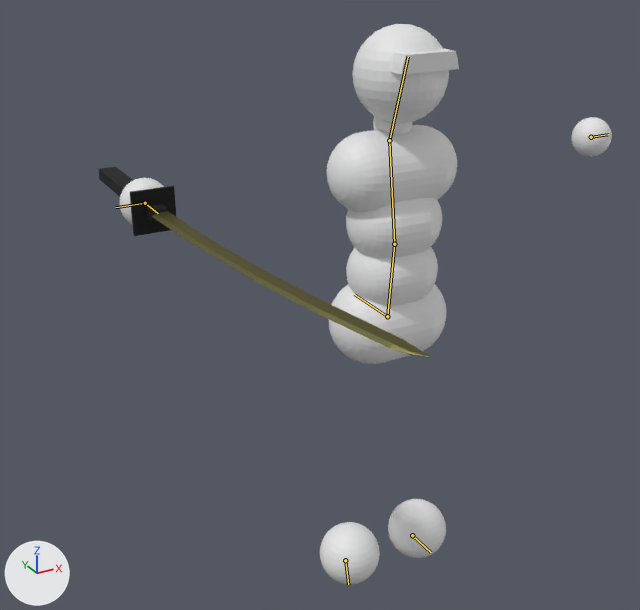
An edit to the Blender file asset_raws/simple_combat_char.blend, drawn before and after from the same camera.
Before and after are seen from a 50 mm camera at (-1.35, -2.01, 2.02) aimed at (0.03, 0.5, 0.76). Lighting does not change. The marker at lower left points along +X, +Y and +Z. The bones that bend it are drawn over the model as lines.

Names of what the first picture shows: 'Body', 'Sword'.
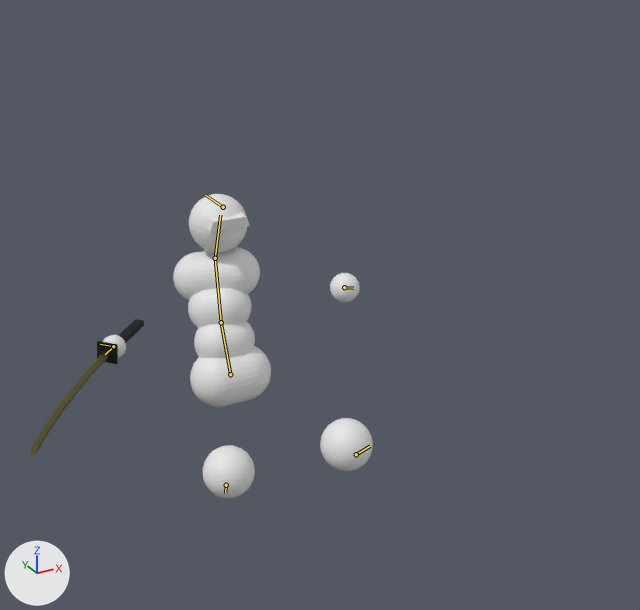
The newer file adds an action. The first version stands in its rest pose; the second is drawn at frame 6 of the action 'Hurt_receive_strong'.

What differs and where, as boxes [x1, y1, x2, y2] in the pictures (640 x 610 px):
```json
{"object": "Body", "change": "posed", "before": [120, 24, 612, 584], "after": [103, 194, 373, 498], "on screen": "45% narrower, 46% shorter"}
{"object": "Sword", "change": "posed", "before": [99, 167, 431, 357], "after": [30, 319, 144, 458], "on screen": "65% narrower, 27% shorter"}
{"bone": "Root bone", "before": "(387, 316) to (354, 294)", "after": "(223, 207) to (205, 195)"}
{"bone": "Lower back", "before": "(387, 316) to (394, 244)", "after": "(230, 374) to (221, 322)"}
{"bone": "Upper back", "before": "(394, 244) to (389, 140)", "after": "(221, 322) to (215, 258)"}
{"bone": "Head", "before": "(389, 140) to (408, 56)", "after": "(215, 258) to (220, 215)"}
{"bone": "Hand.L", "before": "(591, 137) to (608, 134)", "after": "(344, 287) to (353, 288)"}
{"bone": "Foot.L", "before": "(412, 535) to (431, 552)", "after": "(356, 454) to (370, 446)"}
{"bone": "Hand.R", "before": "(145, 203) to (115, 207)", "after": "(113, 346) to (100, 344)"}
{"bone": "Foot.R", "before": "(345, 560) to (348, 584)", "after": "(226, 485) to (225, 493)"}
{"bone": "Sword attachment", "before": "(145, 203) to (158, 213)", "after": "(113, 346) to (105, 354)"}
```

Scene script edits in JSON lines:
```json
{"block": "bone_root_bone", "where": "bone_root_bone = bpy.data.objects['Armature'].pose.bones['Root bone']"}
{"op": "set", "path": "bone_root_bone.location", "old": "(0.0, 0.0, 0.0)", "new": "(0.0, 1.25, 0.0)"}
{"block": "bone_lower_back", "where": "bone_lower_back = bpy.data.objects['Armature'].pose.bones['Lower back']  # child of 'Root bone'"}
{"op": "set", "path": "bone_lower_back.location", "old": "(0.0, 0.0, 0.0)", "new": "(0.0, -0.78, -0.076)"}
{"op": "set", "path": "bone_lower_back.rotation_quaternion", "old": "(1.0, 0.0, 0.0, 0.0)", "new": "(0.974, 0.226, 0.0, 0.0)", "note": "degrees (0, 0, 0) -> degrees (26, 0, 0)"}
{"block": "bone_upper_back", "where": "bone_upper_back = bpy.data.objects['Armature'].pose.bones['Upper back']  # child of 'Lower back'"}
{"op": "set", "path": "bone_upper_back.rotation_quaternion", "old": "(1.0, 0.0, 0.0, 0.0)", "new": "(0.961, 0.0, -0.264, 0.084)", "note": "degrees (0, 0, 0) -> degrees (-3, -31, 11)"}
{"block": "bone_head", "where": "bone_head = bpy.data.objects['Armature'].pose.bones['Head']  # child of 'Upper back'"}
{"op": "set", "path": "bone_head.rotation_quaternion", "old": "(1.0, 0.0, 0.0, 0.0)", "new": "(0.927, -0.259, 0.248, 0.107)", "note": "degrees (0, 0, 0) -> degrees (-30, 31, 5)"}
{"block": "bone_hand_l", "where": "bone_hand_l = bpy.data.objects['Armature'].pose.bones['Hand.L']  # child of 'Root bone'"}
{"op": "set", "path": "bone_hand_l.location", "old": "(0.0, 0.0, 0.0)", "new": "(-0.757, -0.37, -0.369)"}
{"op": "set", "path": "bone_hand_l.rotation_quaternion", "old": "(1.0, 0.0, 0.0, 0.0)", "new": "(0.71, -0.686, -0.086, -0.131)", "note": "degrees (0, 0, 0) -> degrees (-87, -18, -4)"}
{"block": "bone_foot_l", "where": "bone_foot_l = bpy.data.objects['Armature'].pose.bones['Foot.L']  # child of 'Root bone'"}
{"op": "set", "path": "bone_foot_l.location", "old": "(0.0, 0.0, 0.0)", "new": "(0.405, 0.688, -0.356)"}
{"op": "set", "path": "bone_foot_l.rotation_quaternion", "old": "(1.0, 0.0, 0.0, 0.0)", "new": "(0.822, 0.0, 0.0, -0.569)", "note": "degrees (0, 0, 0) -> degrees (0, 0, -69)"}
{"block": "bone_hand_r", "where": "bone_hand_r = bpy.data.objects['Armature'].pose.bones['Hand.R']  # child of 'Root bone'"}
{"op": "set", "path": "bone_hand_r.location", "old": "(0.0, 0.0, 0.0)", "new": "(-1.339, -0.393, -0.729)"}
{"op": "set", "path": "bone_hand_r.rotation_quaternion", "old": "(1.0, 0.0, 0.0, 0.0)", "new": "(0.931, -0.362, -0.008, -0.044)", "note": "degrees (0, 0, 0) -> degrees (-42, -3, -4)"}
{"block": "bone_foot_r", "where": "bone_foot_r = bpy.data.objects['Armature'].pose.bones['Foot.R']  # child of 'Root bone'"}
{"op": "set", "path": "bone_foot_r.location", "old": "(0.0, 0.0, 0.0)", "new": "(-0.252, 0.613, -0.106)"}
{"op": "set", "path": "bone_foot_r.rotation_quaternion", "old": "(1.0, 0.0, 0.0, 0.0)", "new": "(0.942, 0.0, 0.0, 0.336)", "note": "degrees (0, 0, 0) -> degrees (0, 0, 39)"}
{"block": "bone_sword_attachment", "where": "bone_sword_attachment = bpy.data.objects['Armature'].pose.bones['Sword attachment']  # child of 'Root bone'"}
{"op": "set", "path": "bone_sword_attachment.location", "old": "(0.0, 0.0, 0.0)", "new": "(0.393, -0.729, 1.339)"}
{"op": "set", "path": "bone_sword_attachment.rotation_quaternion", "old": "(1.0, 0.0, 0.0, 0.0)", "new": "(0.931, 0.008, -0.044, 0.362)", "note": "degrees (0, 0, 0) -> degrees (-1, -5, 42)"}
```
